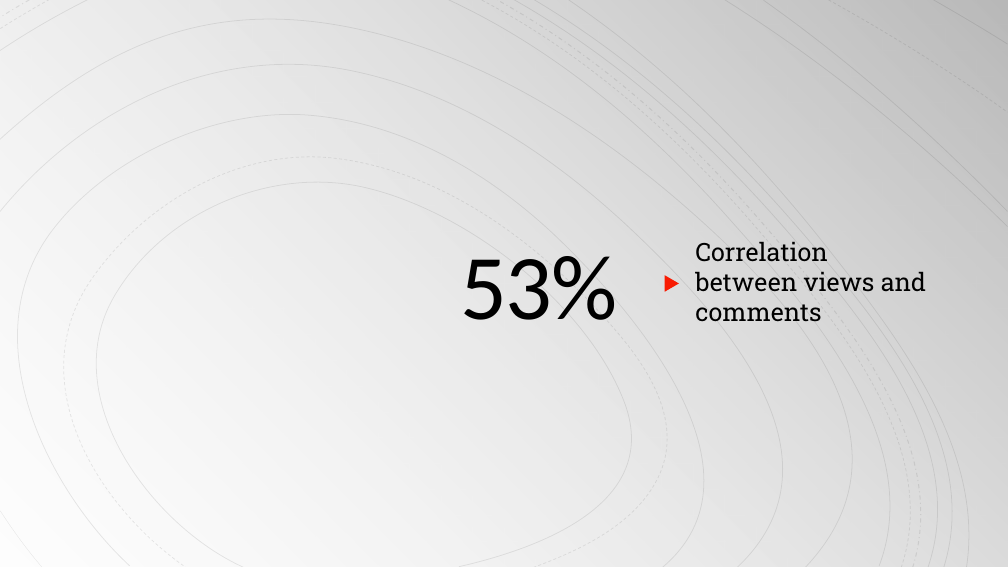
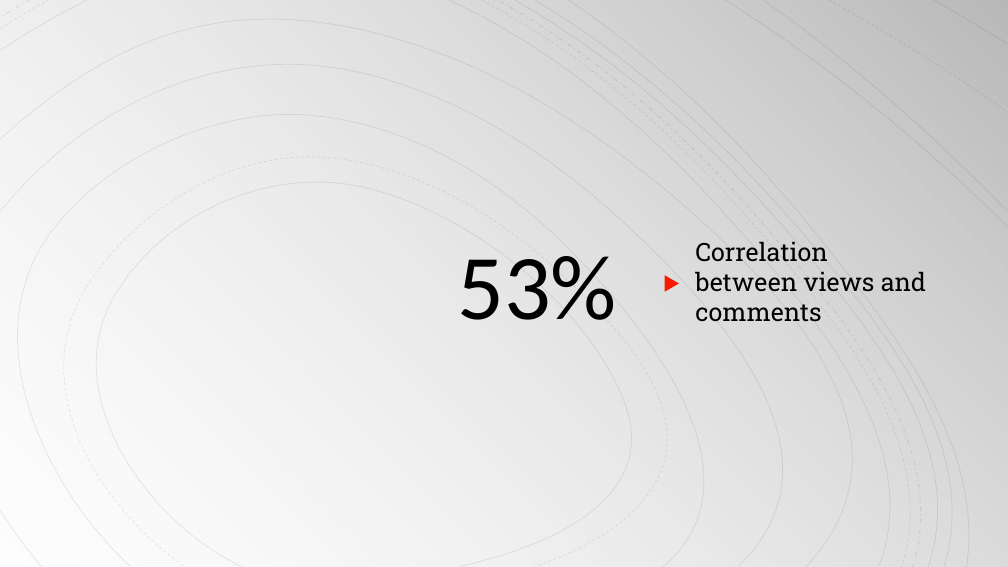
Before and after one commit to reeves17/3360project, a slide deck: slide 5 of Final Presentation.pptx. Drawn at 1008x567 pixels with LibreOffice and Linux fonts; fonts in the diff are those of the drawing. Boxes give left, top, right and bottom in pixels: in the first picture for what was removed or moved away, otherwise in the second. Text is boxed around its words. In the diff, an @@ line names an element or a change of style, - is before the commit and + after.

```diff
--- a/Final Presentation.pptx
+++ b/Final Presentation.pptx
@@ title "53%" at (457,256,616,320): letter spacing -1.5 to 0 pt @@
```
Also in this commit, not shown: 5 other slides changed, 14 slides added, 2 slides removed.
